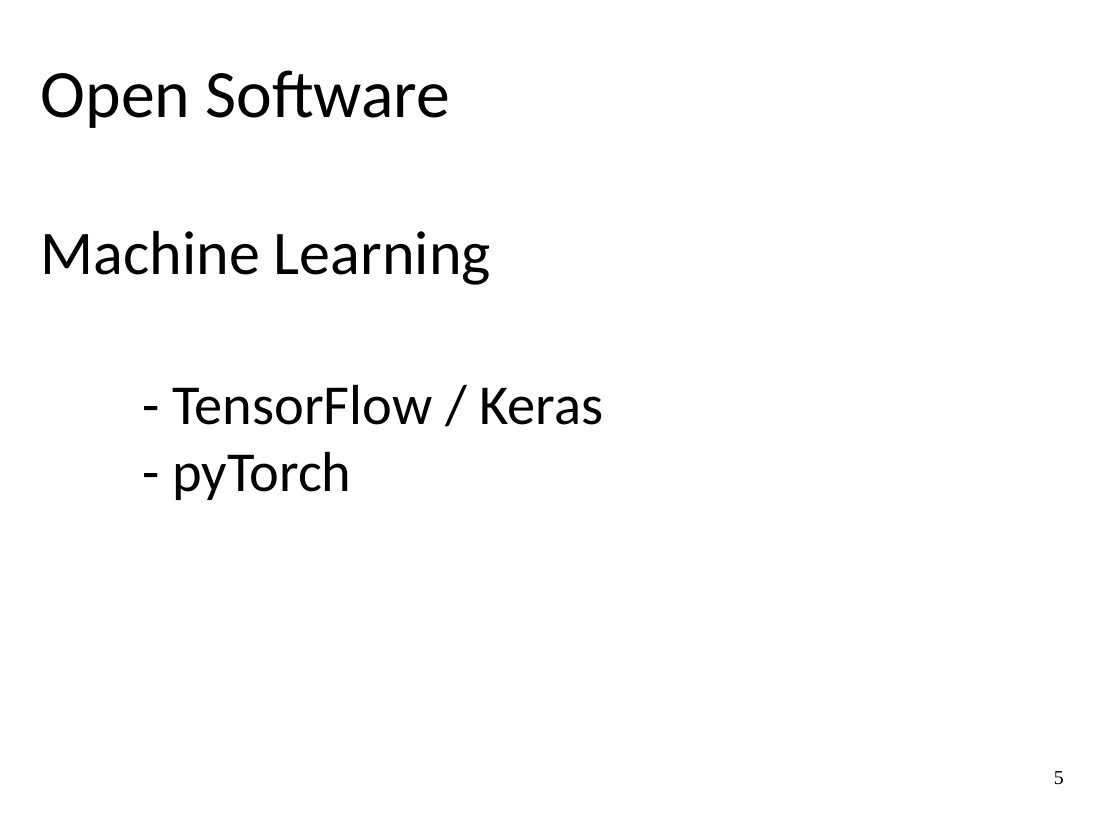
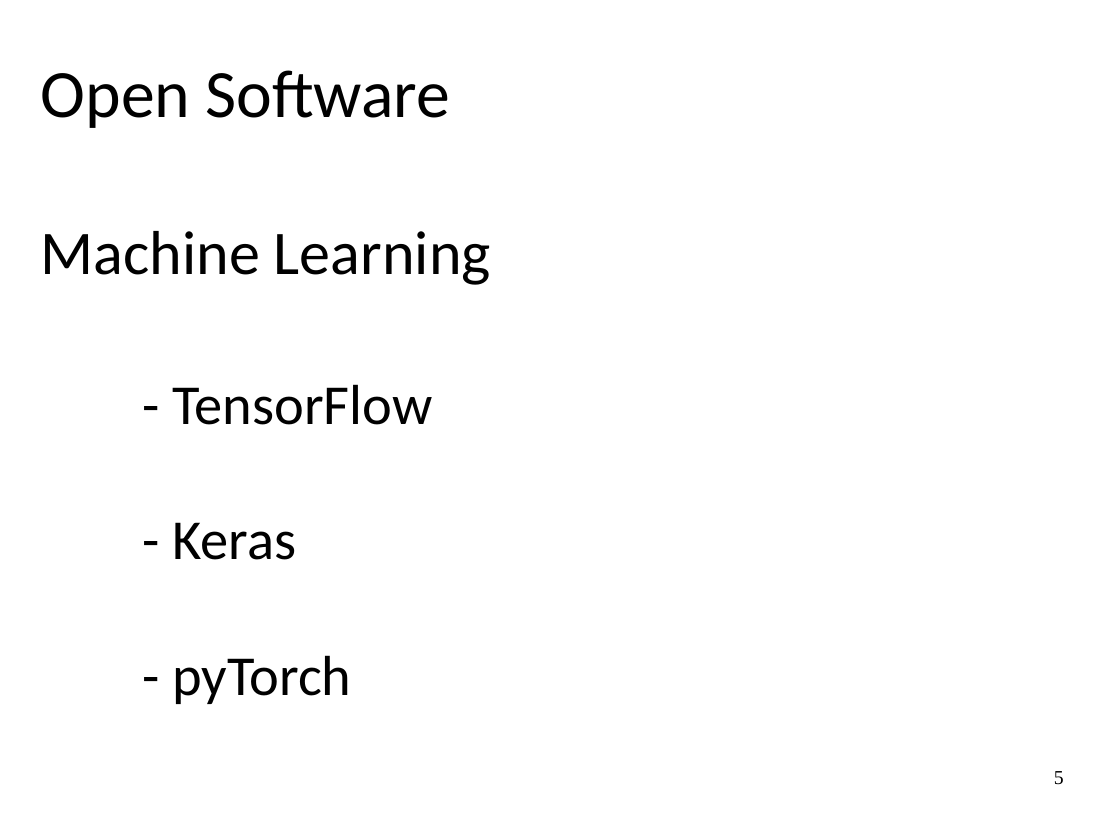
Before and after one commit to JRMeyer/kyrgyz-voice-hackathon, a slide deck: slide 5 of slides/open-tools.odp. Drawn at 1120x840 pixels with LibreOffice and Linux fonts; fonts in the diff are those of the drawing. Boxes give left, top, right and bottom in pixels: in the first picture for what was removed or moved away, otherwise in the second. Text is boxed around its words. In the diff, an @@ line names an element or a change of style, - is before the commit and + after.

```diff
--- a/slides/open-tools.odp
+++ b/slides/open-tools.odp
@@ subtitle at [172,384,432,560]: text changed @@
-- TensorFlow / Keras
+- TensorFlow
+- Keras
```
Also in this commit, not shown: 4 other slides changed, 5 other files.
